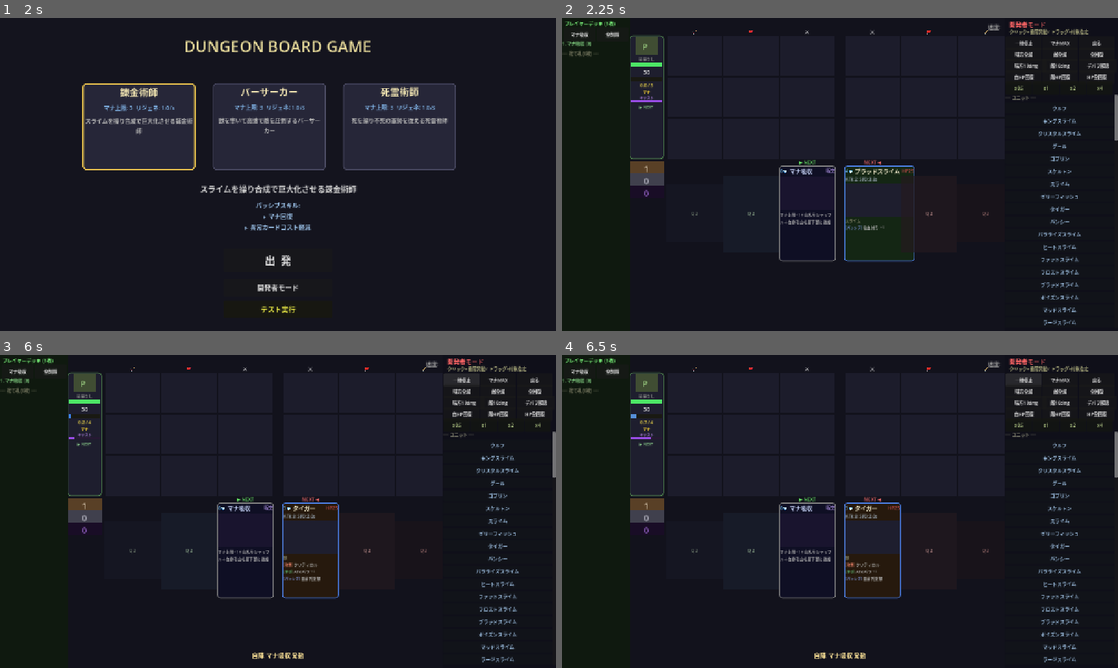
Above: before the commit, frames 1-4 (two rows, left to right).
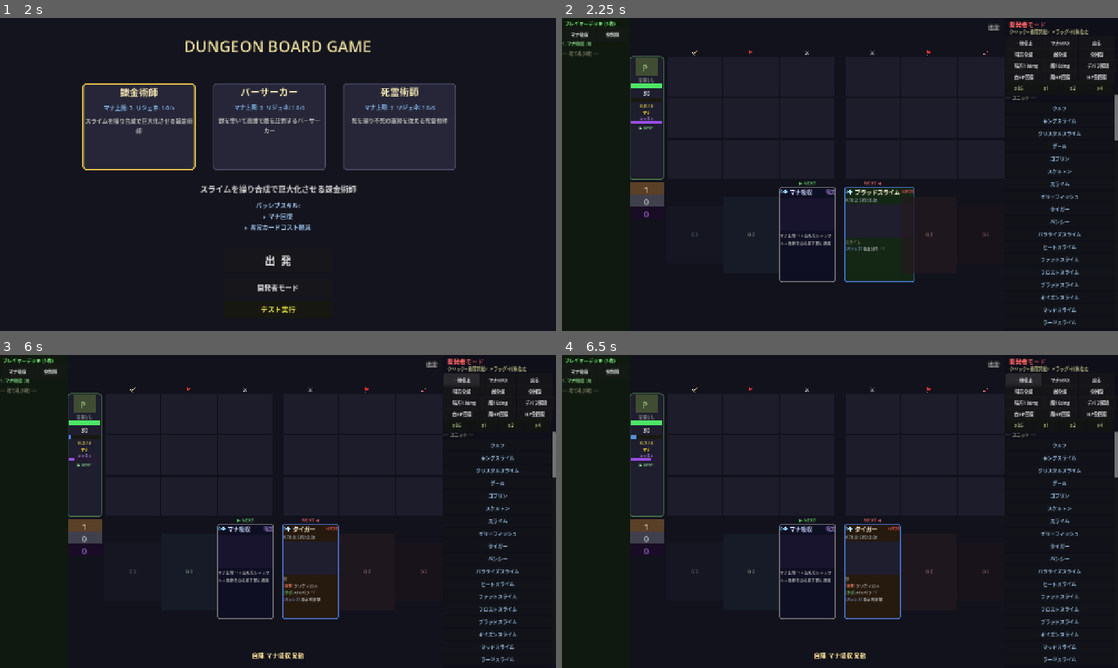
Above: after the commit, the same moments.

Repository: kazumak334-create/dungeon-board-game
Game: Godot game, scene res://scenes/Title.tscn
Two runs of this game, one before a commit and one after it. Both use one fixed random seed, a clock stepped at 60 frames per second and the inputs below.
Inputs:
- Up to frame 1 (2 s): click "出 発" at 0.5 s; click "← 戻る" at 1.25 s
- Up to frame 2 (2.25 s): click "開発者モード" at 2 s
- Up to frame 3 (6 s): click "x1" at 2.75 s; click "x2" at 3.5 s; click "x4" at 4.25 s; click "⏸ 一時停止" at 5 s; click "一時停止" at 5.75 s
- Up to frame 4 (6.5 s): no input

Frame 1 is identical in both runs. In frame 2, 4.5% of the frame differs, in the area x 12-77%, y 4-85%; in frame 3, 4.8%; in frame 4, 4.8%.

Commit message:
fix: 盤面全体を1段の半分下げ（BOARD_TOP 40→88）
速度ボタン・環境表示はそのまま。盤面+立絵+キューが一括で下に移動。

Co-Authored-By: Claude Opus 4.6 (1M context) <noreply@anthropic.com>

Diff:
--- a/scripts/Main.gd
+++ b/scripts/Main.gd
@@ -12,7 +12,7 @@
 # ---- レイアウト定数 ----
 const CELL_W    := 130
 const CELL_H    := 95
-const BOARD_TOP := 40    # 盤面上端Y（速度ボタン直下: ボタンY=5 + 高さ30 + 余白5）
+const BOARD_TOP := 88    # 盤面上端Y（速度ボタン+環境表示の下、セル半分下げ）
 
 # 中央GAP: 自陣前列と敵陣前列の間隔
 const CENTER_X  := 640
